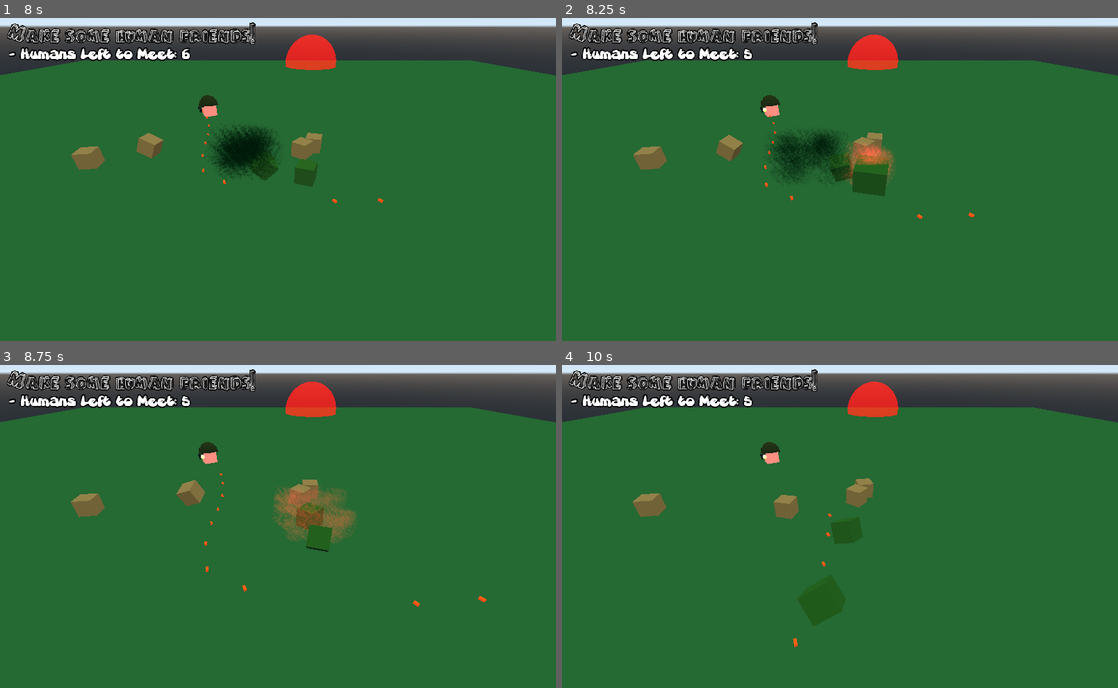
Above: before the commit, frames 1-4 (two rows, left to right).
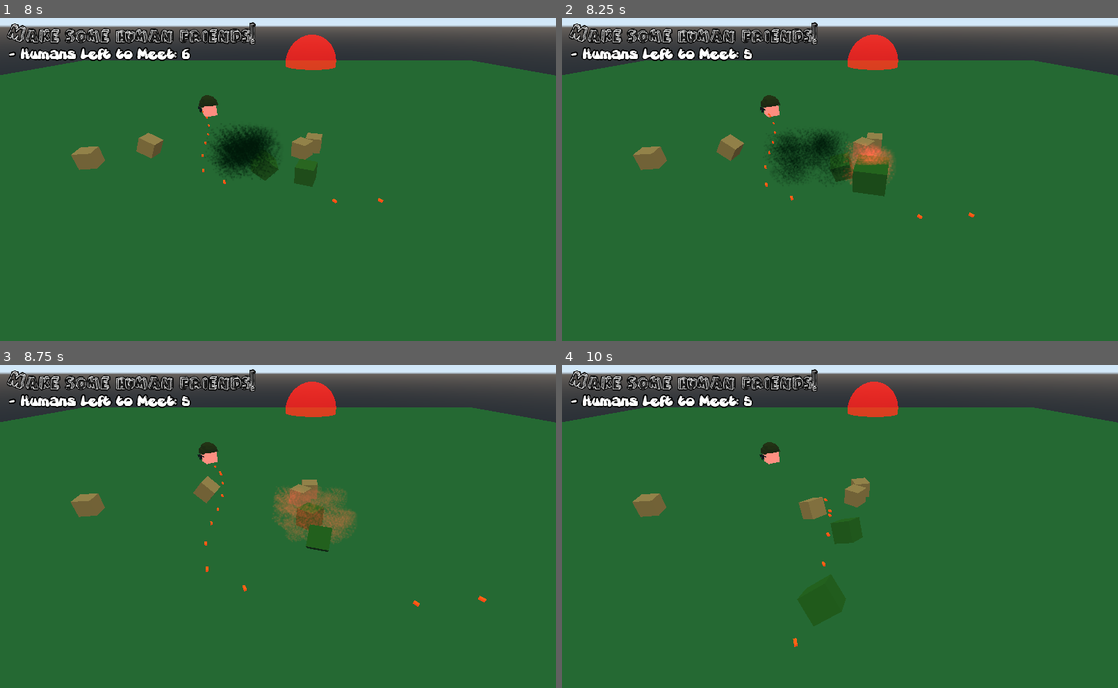
Above: after the commit, the same moments.

Repository: daltonteague/GMTK-Jam-2021
Game: Godot game, scene res://scenes/GameController.tscn
Two runs of this game, one before a commit and one after it. Both use one fixed random seed, a clock stepped at 60 frames per second and the inputs below.
Inputs:
- Up to frame 1 (8 s): hold D (move_right) 0.53-1.28 s; hold S (move_backward) 1.28-2.03 s; hold D (move_right) 2.03-2.78 s; hold W (move_forward) 2.78-3.53 s; hold A (move_left) 3.53-5.03 s; hold S (move_backward) 5.03-5.78 s; hold D (move_right) 5.78-6.53 s; hold W (move_forward) 6.53-7.28 s; hold D (move_right) from 7.28 s (still down)
- Up to frame 2 (8.25 s): release D (move_right) at 8.03 s; hold S (move_backward) from 8.03 s (still down)
- Up to frame 3 (8.75 s): keep holding S (move_backward)
- Up to frame 4 (10 s): release S (move_backward) at 8.78 s; hold A (move_left) 8.78-9.53 s; hold W (move_forward) from 9.53 s (still down)

Frame 1 is identical in both runs. In frame 2, less than 0.1% of the frame differs, in the area x 12-58%, y 23-48%; in frame 3, 0.4%; in frame 4, 0.7%, in the area x 13-56%, y 24-48%.

Commit message:
Potential area bug fix

Diff:
--- a/scripts/Characters/States/BaseNPC.gd
+++ b/scripts/Characters/States/BaseNPC.gd
@@ -1,6 +1,8 @@
 extends State
 class_name BaseNPC
 
+onready var sight_radius = host.get_node("SightRadius")
+onready var infection_radius = host.get_node("InfectionRadius")
 
 export var start_skin : Material
 export var zombie_skin : Material
@@ -38,7 +40,14 @@
 	if !closest_zombie:
 		host.add_force(move_vector * delta, tumble_vector)
 
+	check_areas()
 	interpolate_skin_color()
+
+func check_areas():
+	if sight_radius.get_overlapping_areas().size() > 0 and !closest_zombie:
+		_on_SightRadius_area_entered(sight_radius.get_overlapping_areas()[0])
+	if infection_radius.get_overlapping_areas().size() > 0 and current_damage_per_frame == 0:
+		_on_InfectionRadius_area_entered(infection_radius.get_overlapping_areas()[0])
 
 func interpolate_skin_color():
 	var current_skin = host.get_node("Skin").get_mesh().surface_get_material(0).duplicate()
